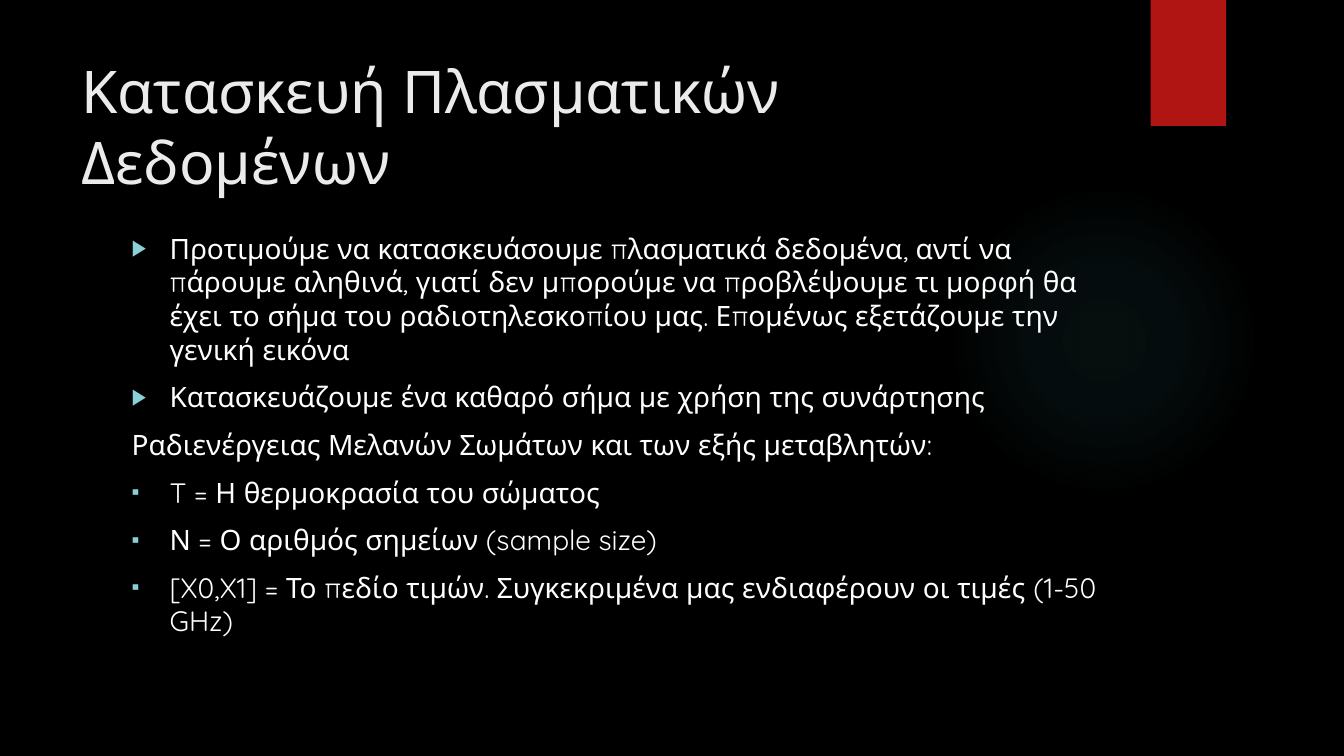
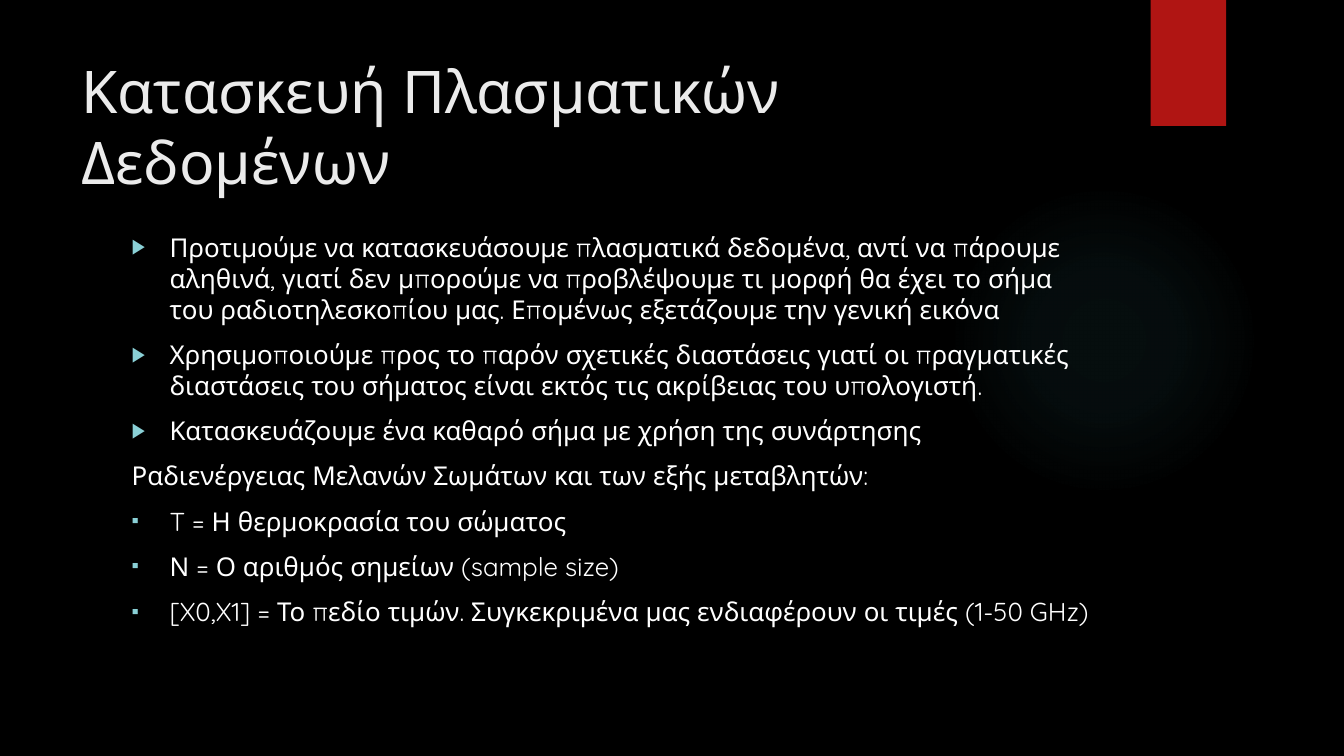
Before and after one commit to iliodis/ASTRO-BEAM, a slide deck: slide 3 of Task1-BlackbodyRadiationFitting/-.pptx. Drawn at 1344x756 pixels with LibreOffice and Linux fonts; fonts in the diff are those of the drawing; background and template pictures are left out. Boxes give left, top, right and bottom in pixels: in the first picture for what was removed or moved away, otherwise in the second. Text is boxed around its words. In the diff, an @@ line names an element or a change of style, - is before the commit and + after.

```diff
--- a/Task1-BlackbodyRadiationFitting/-.pptx
+++ b/Task1-BlackbodyRadiationFitting/-.pptx
@@ text at [132, 236, 1089, 628]: size 20 to 18.5 pt in "Προτιμούμε να κατασκευάσουμε πλασματικά δεδομένα, αντί να ...", "Κατασκευάζουμε ένα καθαρό σήμα με χρήση της ...", "Ραδιενέργειας Μελανών Σωμάτων και των εξής μεταβλητών:", "T = Η θερμοκρασία του σώματος" and 2 more places @@
@@ text at [170, 343, 909, 402]: paragraph added @@
+▶ Χρησιμοποιούμε προς το παρόν σχετικές διαστάσεις γιατί οι πραγματικές διαστάσεις του σήματος είναι εκτός τις ακρίβειας του υπολογιστή.
```
Also in this commit, not shown: 4 other slides changed, 10 slides added, 2 slides removed, 1 other file.
